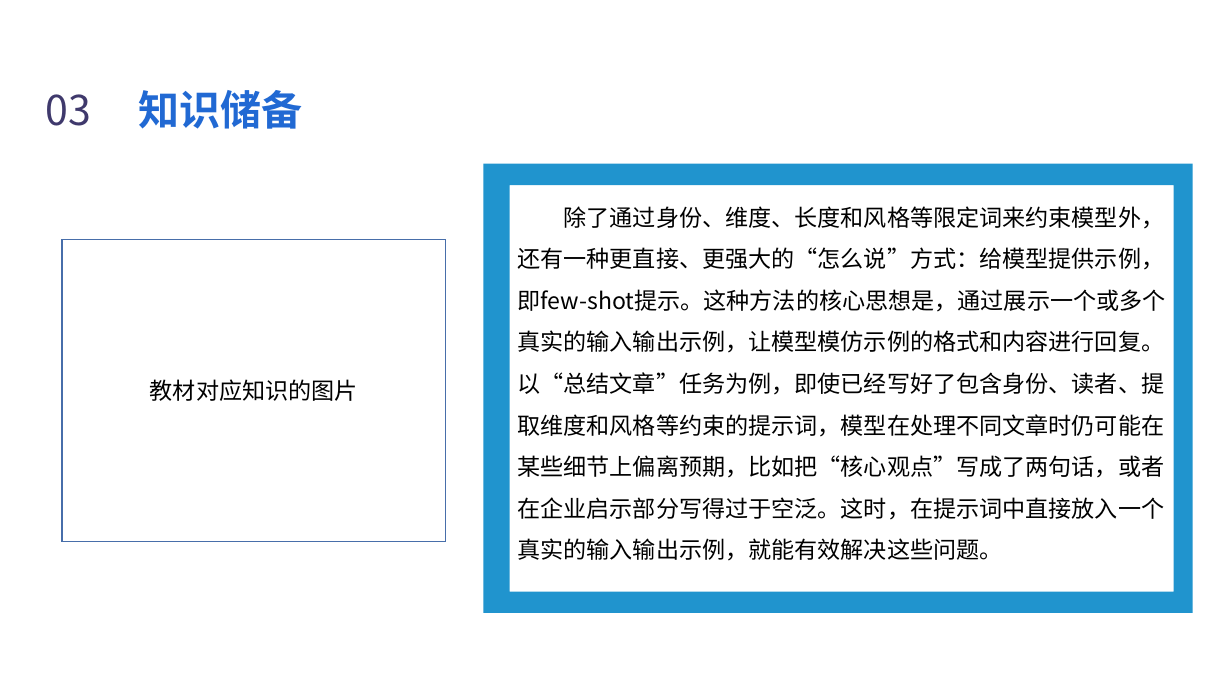
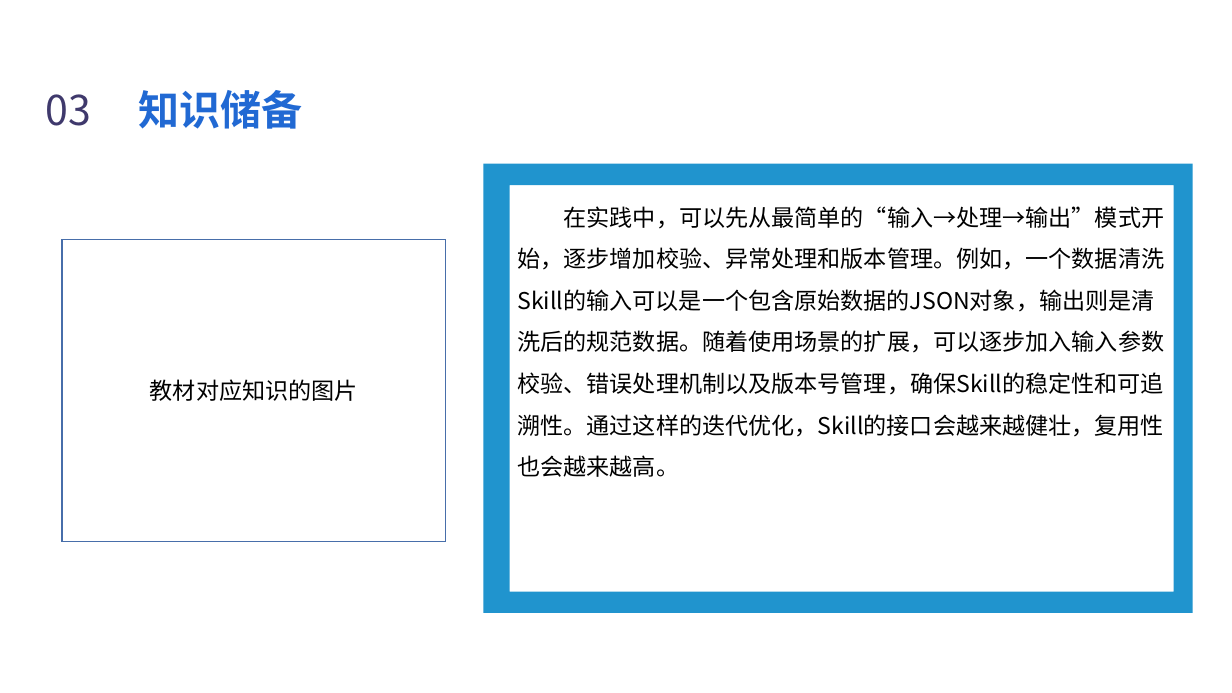
Before and after one commit to Silence1628/Ai_PPT, a slide deck: slide 20 of output/1.2_提示词工程.pptx. Drawn at 1232x693 pixels with LibreOffice and Linux fonts; fonts in the diff are those of the drawing; background and template pictures are left out. Boxes give left, top, right and bottom in pixels: in the first picture for what was removed or moved away, otherwise in the second. Text is boxed around its words. In the diff, an @@ line names an element or a change of style, - is before the commit and + after.

```diff
--- a/output/1.2_提示词工程.pptx
+++ b/output/1.2_提示词工程.pptx
@@ text at (517,206,1165,477): text changed @@
-除了通过身份、维度、长度和风格等限定词来约束模型外，还有一种更直接、更强大的“怎么说”方式：给模型提供示例，即few-shot提示。这种方法的核心思想是，通过展示一个或多个真实的输入输出示例，让模型模仿示例的格式和内容进行回复。以“总结文章”任务为例，即使已经写好了包含身份、读者、提取维度和风格等约束的提示词，模型在处理不同文章时仍可能在某些细节上偏离预期，比如把“核心观点”写成了两句话，或者在企业启示部分写得过于空泛。这时，在提示词中直接放入一个真实的输入输出示例，就能有效解决这些问题。
+在实践中，可以先从最简单的“输入→处理→输出”模式开始，逐步增加校验、异常处理和版本管理。例如，一个数据清洗Skill的输入可以是一个包含原始数据的JSON对象，输出则是清洗后的规范数据。随着使用场景的扩展，可以逐步加入输入参数校验、错误处理机制以及版本号管理，确保Skill的稳定性和可追溯性。通过这样的迭代优化，Skill的接口会越来越健壮，复用性也会越来越高。
```
Also in this commit, not shown: 13 other slides changed, 11 slides added, 10 slides removed, 10 other files.
